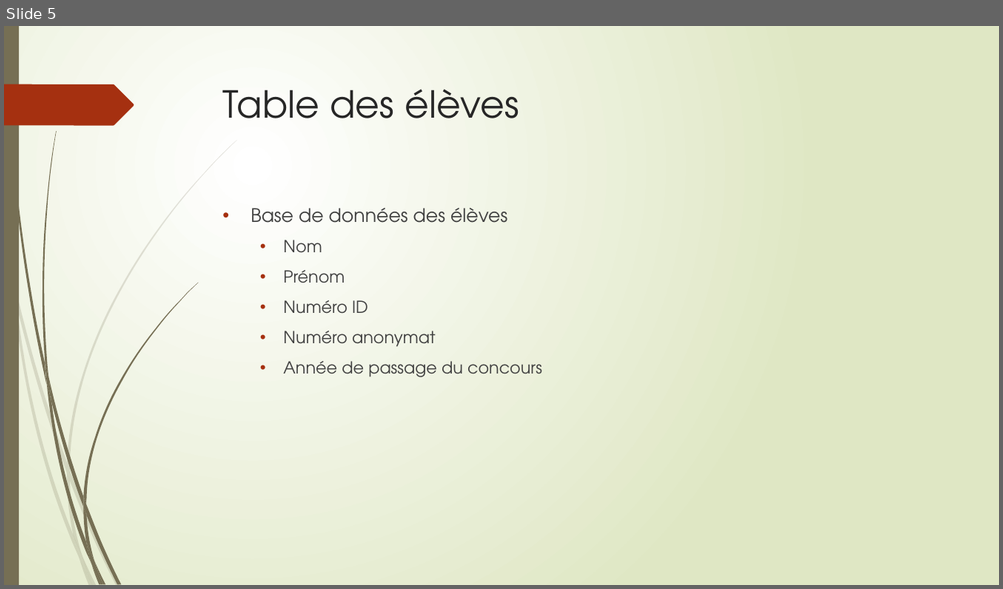
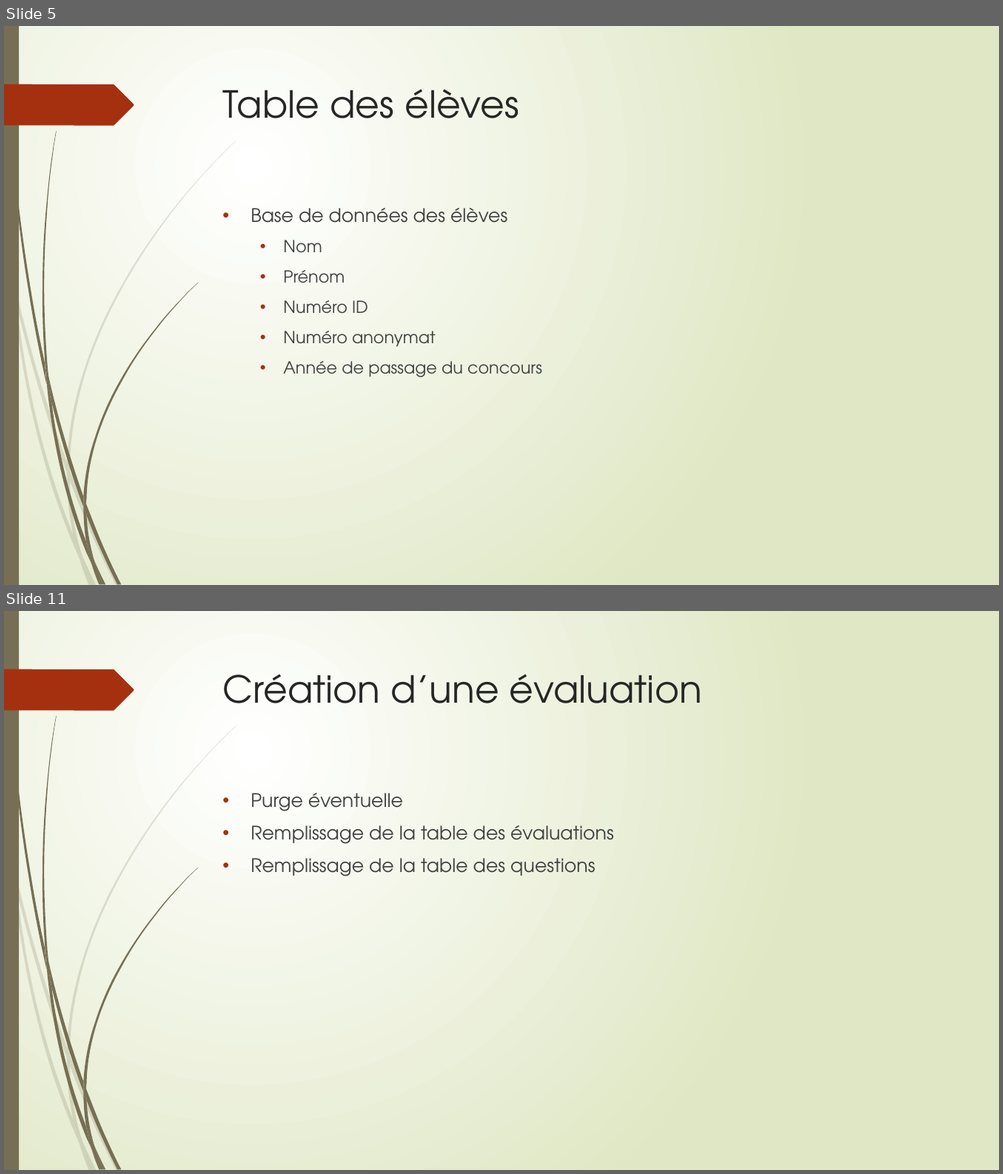
Before and after one commit to xpessoles/EvaluationCompetences, a slide deck: EvaluationParCompetences.pptx. Shown one above the other, each under a label of ours: slide 5 before the commit, slides 5 and 11 after it; the slides between them are not shown. The pictures are 1003x589 and 1003x1174 pixels, drawn with LibreOffice and Linux fonts; fonts in the diff are those of the drawing. Boxes give left, top, right and bottom in pixels: in the first picture for what was removed or moved away, otherwise in the second. Text is boxed around its words. In the diff, an @@ line names an element or a change of style, - is before the commit and + after.

```diff
--- a/EvaluationParCompetences.pptx
+++ b/EvaluationParCompetences.pptx
@@ slide 11 added at (4,611,999,1170), background gradient #FFFFFF to #DFE8C4; not listed: 24 template elements that a slide beside it also shows @@
@@ title added at (223,674,702,703), 36 pt, text #262626 @@
+Création d’une évaluation
@@ text added at (250,793,614,877), 18 pt, text #404040 @@
+• Purge éventuelle
+• Remplissage de la table des évaluations
+• Remplissage de la table des questions
```
Also in this commit, not shown: 3 slides changed, 2 other slides added, 4 other files.
